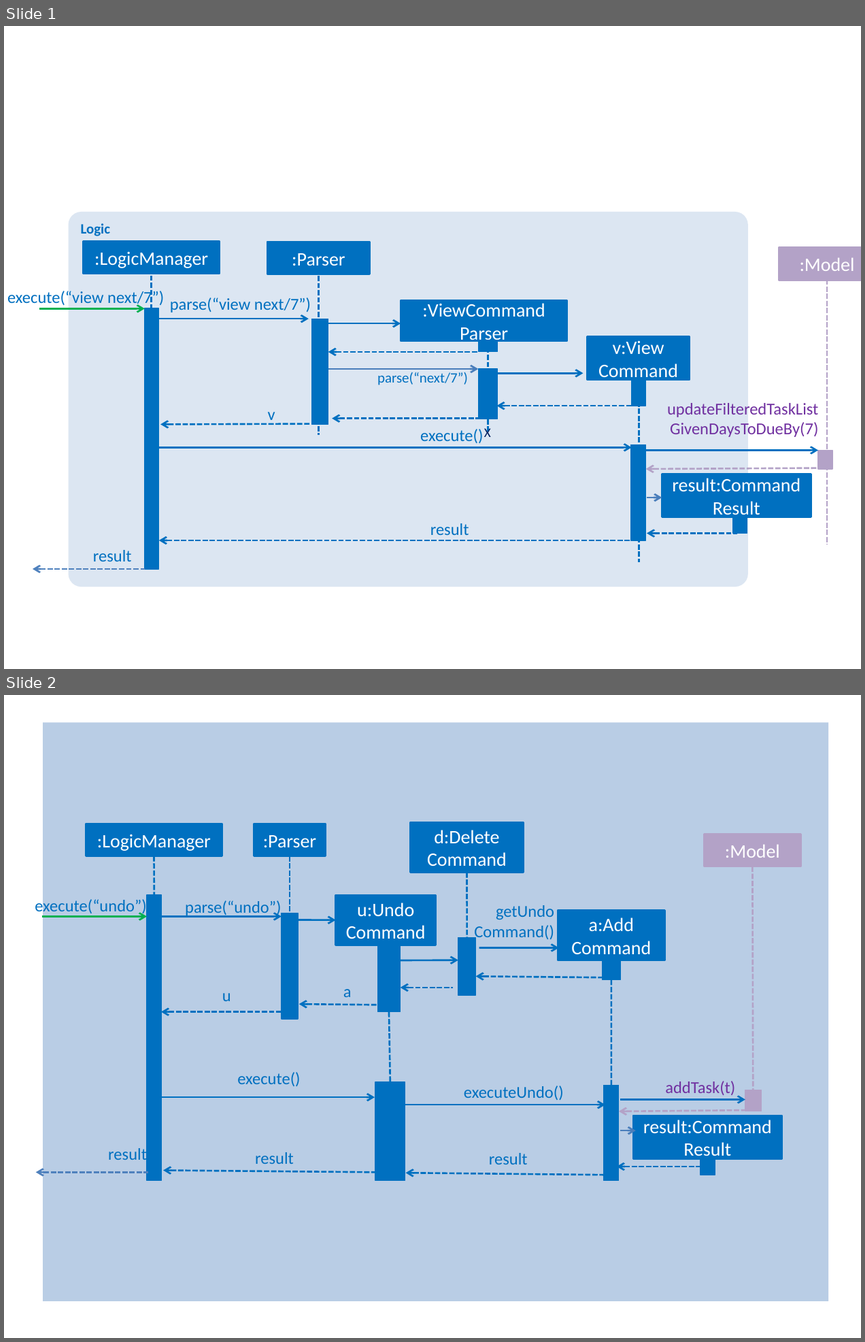
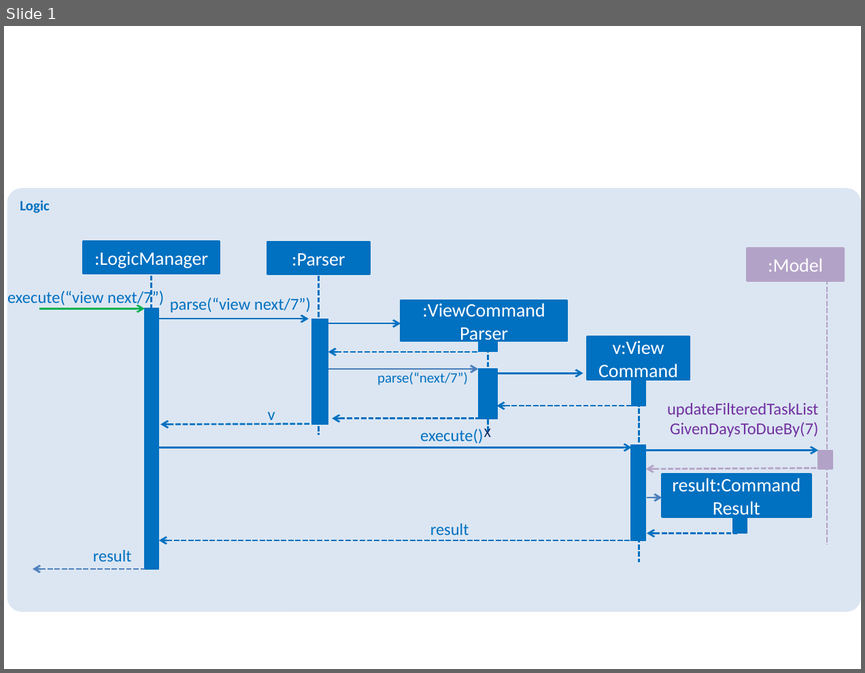
Before and after one commit to CS2103JAN2017-W10-B1/addressbook-level4, a slide deck: docs/diagrams/LogicComponentViewCommandSequenceDiagram.pptx. Shown one above the other, each under a label of ours: slides 1 and 2 before the commit, slide 1 after it. The pictures are 865x1342 and 865x673 pixels, drawn with LibreOffice and Linux fonts; fonts in the diff are those of the drawing. Boxes give left, top, right and bottom in pixels: in the first picture for what was removed or moved away, otherwise in the second. Text is boxed around its words. In the diff, an @@ line names an element or a change of style, - is before the commit and + after.

```diff
--- a/docs/diagrams/LogicComponentViewCommandSequenceDiagram.pptx
+++ b/docs/diagrams/LogicComponentViewCommandSequenceDiagram.pptx
@@ slide 2 removed at [4,695,861,1338], background #FFFFFF @@
@@ rectangle removed at [43,722,828,1301] @@
@@ rectangle removed at [704,834,801,866] @@
-:Model
@@ group removed at [35,824,222,1180]: 2 rectangles, 2 texts, 2 arrows, 1 line @@
-:LogicManager
-execute(“undo”)
-result
@@ group removed at [161,824,325,1019]: 2 rectangles, 2 texts, 2 arrows, 1 line @@
-:Parser
-parse(“undo”)
-u
@@ line removed from (752, 866) to (753, 1106) @@
@@ line removed from (611, 979) to (611, 1085) @@
@@ group removed at [298,823,664,1012]: 6 rectangles, 6 arrows, 2 texts, 1 line @@
-a:Add
-Command
-getUndo
-Command()
-d:Delete
-Command
-u:Undo
-Command
-a
@@ line removed from (389, 1012) to (390, 1083) @@
@@ text removed at [237,1072,300,1086] @@
-execute()
@@ text removed at [665,1081,735,1095] @@
-addTask(t)
@@ arrow removed from (161, 1097) to (375, 1097) @@
@@ rectangle removed at [375,1083,405,1181] @@
@@ text removed at [464,1085,564,1100] @@
-executeUndo()
@@ rectangle removed at [604,1085,619,1180] @@
@@ arrow removed from (620, 1100) to (745, 1100) @@
@@ rectangle removed at [745,1090,762,1111] @@
@@ arrow removed from (400, 1104) to (606, 1104) @@
@@ arrow removed from (753, 1110) to (618, 1111) @@
@@ rectangle removed at [633,1116,782,1159] @@
-result:Command Result
@@ arrow removed from (620, 1130) to (636, 1130) @@
@@ text removed at [255,1152,294,1164] @@
-result
@@ text removed at [489,1153,528,1164] @@
-result
@@ rectangle removed at [700,1159,715,1175] @@
@@ arrow removed from (375, 1172) to (163, 1170) @@
@@ arrow removed from (604, 1175) to (406, 1172) @@
@@ arrow removed from (700, 1166) to (617, 1166) @@
@@ slide 1 changed as well @@
@@ rounded rectangle "Logic": place and size @@
-rounded rectangle "Logic" at [68,212,748,586]
+rounded rectangle "Logic" at [7,188,861,611]
@@ rectangle ":Model": place and size @@
-rectangle ":Model" at [779,247,861,280]
+rectangle ":Model" at [747,248,844,280]
```
Also in this commit, not shown: 13 other files.
